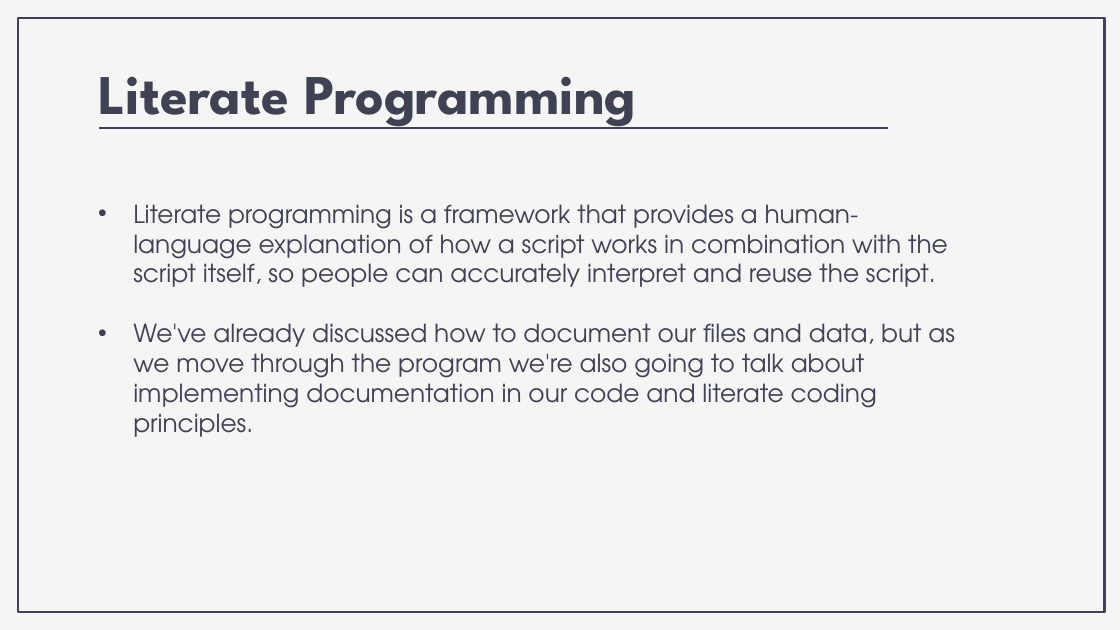
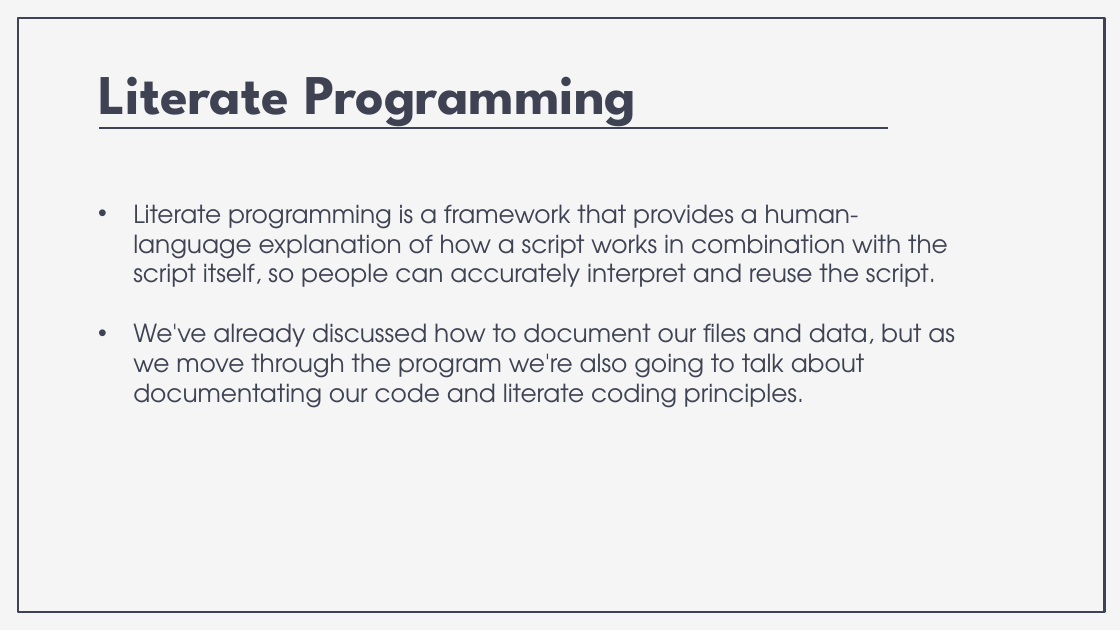
Before and after one commit to nickrochlin/rdm-jumpstart2, a slide deck: slide 33 of files/Block3-1_Excel-to-Scripting.pptx (slide 31 before the commit). Drawn at 1120x630 pixels with LibreOffice and Linux fonts; fonts in the diff are those of the drawing. Boxes give left, top, right and bottom in pixels: in the first picture for what was removed or moved away, otherwise in the second. Text is boxed around its words. In the diff, an @@ line names an element or a change of style, - is before the commit and + after.

```diff
--- a/files/Block3-1_Excel-to-Scripting.pptx
+++ b/files/Block3-1_Excel-to-Scripting.pptx
@@ subtitle at (133,323,955,408): text changed @@
-• We've already discussed how to document our files and data, but as we move through the program we're also going to talk about implementing documentation in our code and literate coding principles.
+• We've already discussed how to document our files and data, but as we move through the program we're also going to talk about documentating our code and literate coding principles.
```
Also in this commit, not shown: 3 slides added, 1 other file.
